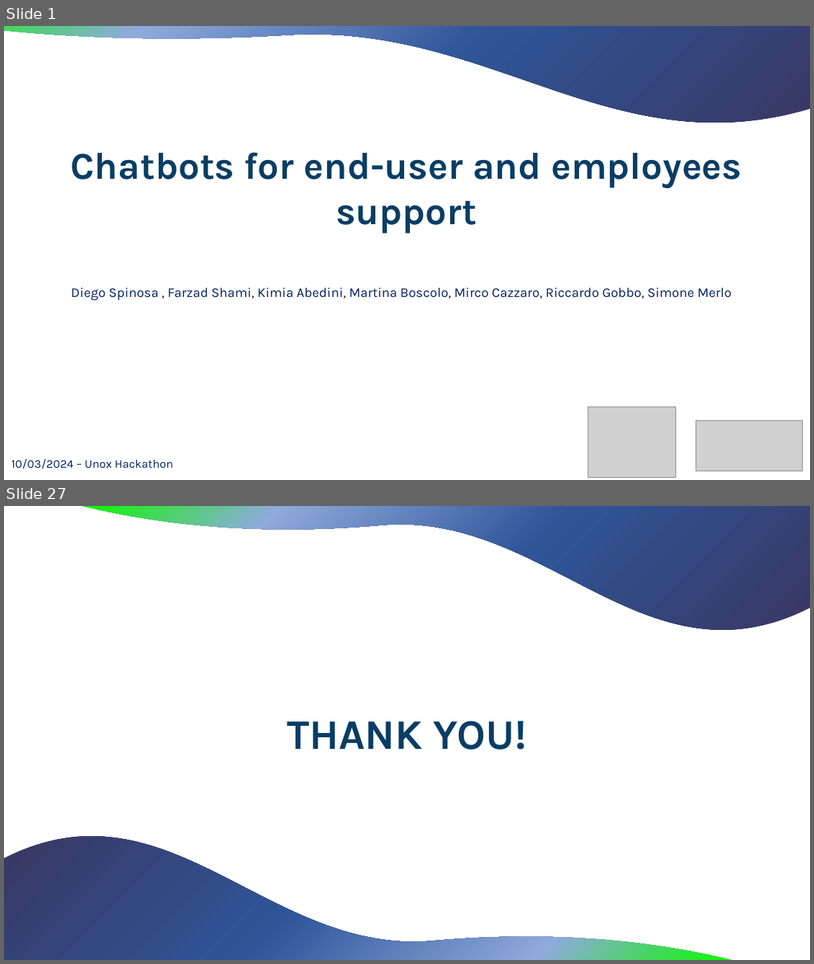
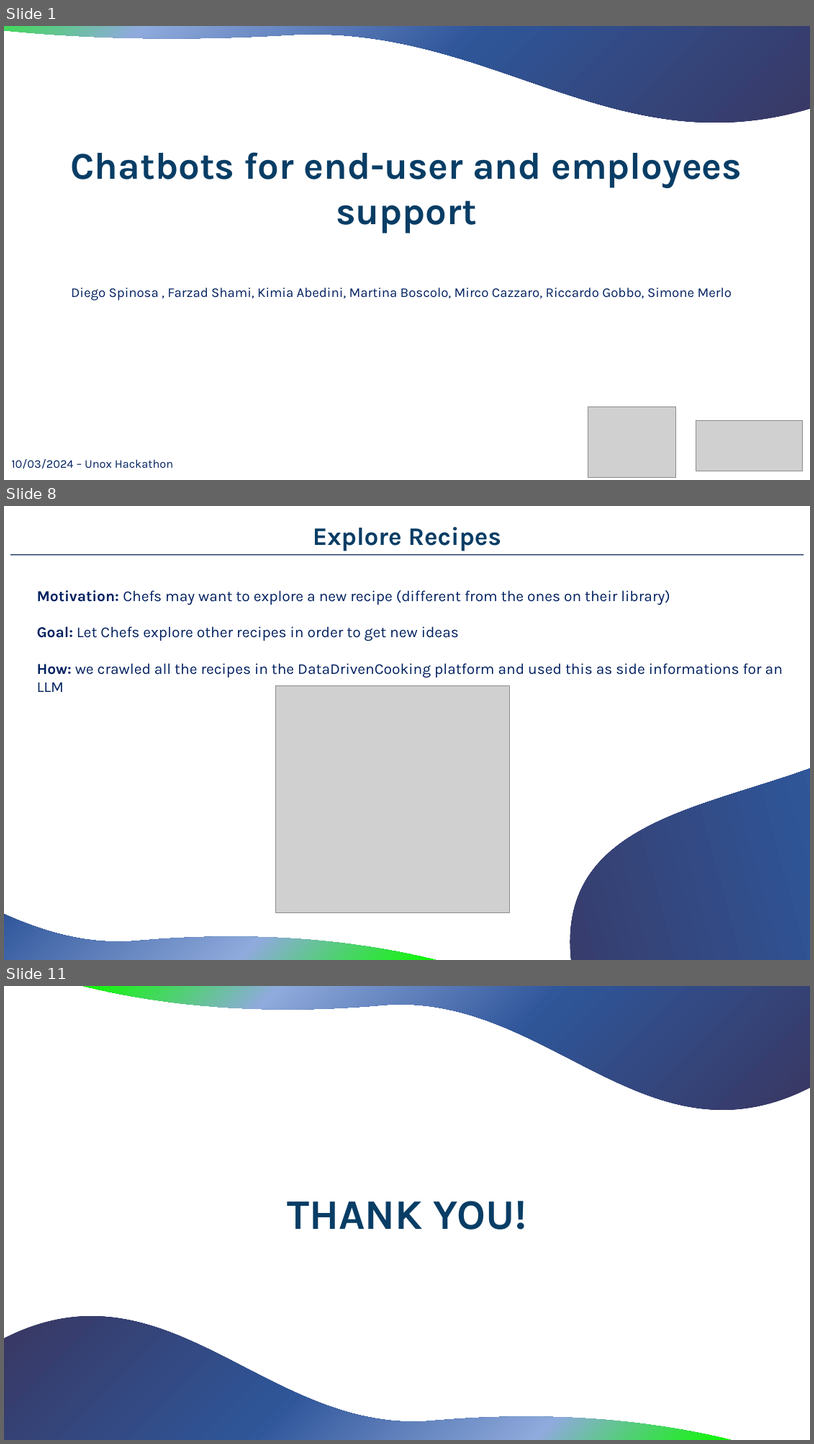
Before and after one commit to MerloSimone/HackatonUnox, a slide deck: Slides/PresentationDS.pptx. Shown one above the other, each under a label of ours: slides 1 and 27 before the commit, slides 1, 8 and 11 after it; the slides between them are not shown. The pictures are 814x964 and 814x1444 pixels, drawn with LibreOffice and Linux fonts; fonts in the diff are those of the drawing; grey boxes stand for pictures. Boxes give left, top, right and bottom in pixels: in the first picture for what was removed or moved away, otherwise in the second. Text is boxed around its words. In the diff, an @@ line names an element or a change of style, - is before the commit and + after.

```diff
--- a/Slides/PresentationDS.pptx
+++ b/Slides/PresentationDS.pptx
@@ slide 8 added at [4,506,810,960], background #FFFFFF @@
@@ text added at [313,527,502,551], 30 pt, text #083D65, bold @@
+Explore Recipes
@@ freeform shape added at [538,506,810,960], fill gradient #393762 to #2F5597 to #31579B to #8FAADC to #0CFA00 @@
@@ rectangle added at [10,554,804,556], fill #203864 @@
@@ text added at [37,590,783,677], 18 pt, text #002060 @@
+Motivation: Chefs may want to explore a new recipe (different from the ones on their library)
+Goal: Let Chefs explore other recipes in order to get new ideas
+How: we crawled all the recipes in the DataDrivenCooking platform and used this as side informations for an LLM
@@ picture added at [276,686,509,913] @@
@@ freeform shape added at [4,836,436,960], fill gradient #393762 to #2F5597 to #31579B to #8FAADC to #0CFA00 @@
@@ what was slide 27 is now slide 11 @@
```
Also in this commit, not shown: 8 other slides added, 25 slides removed.
